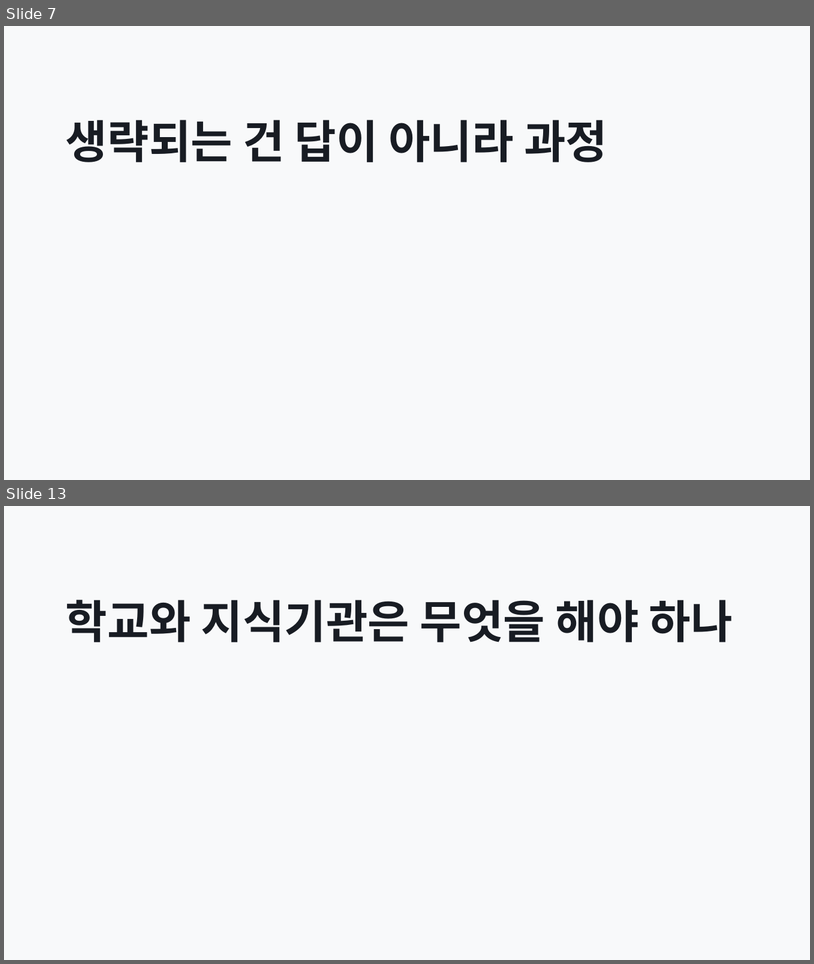
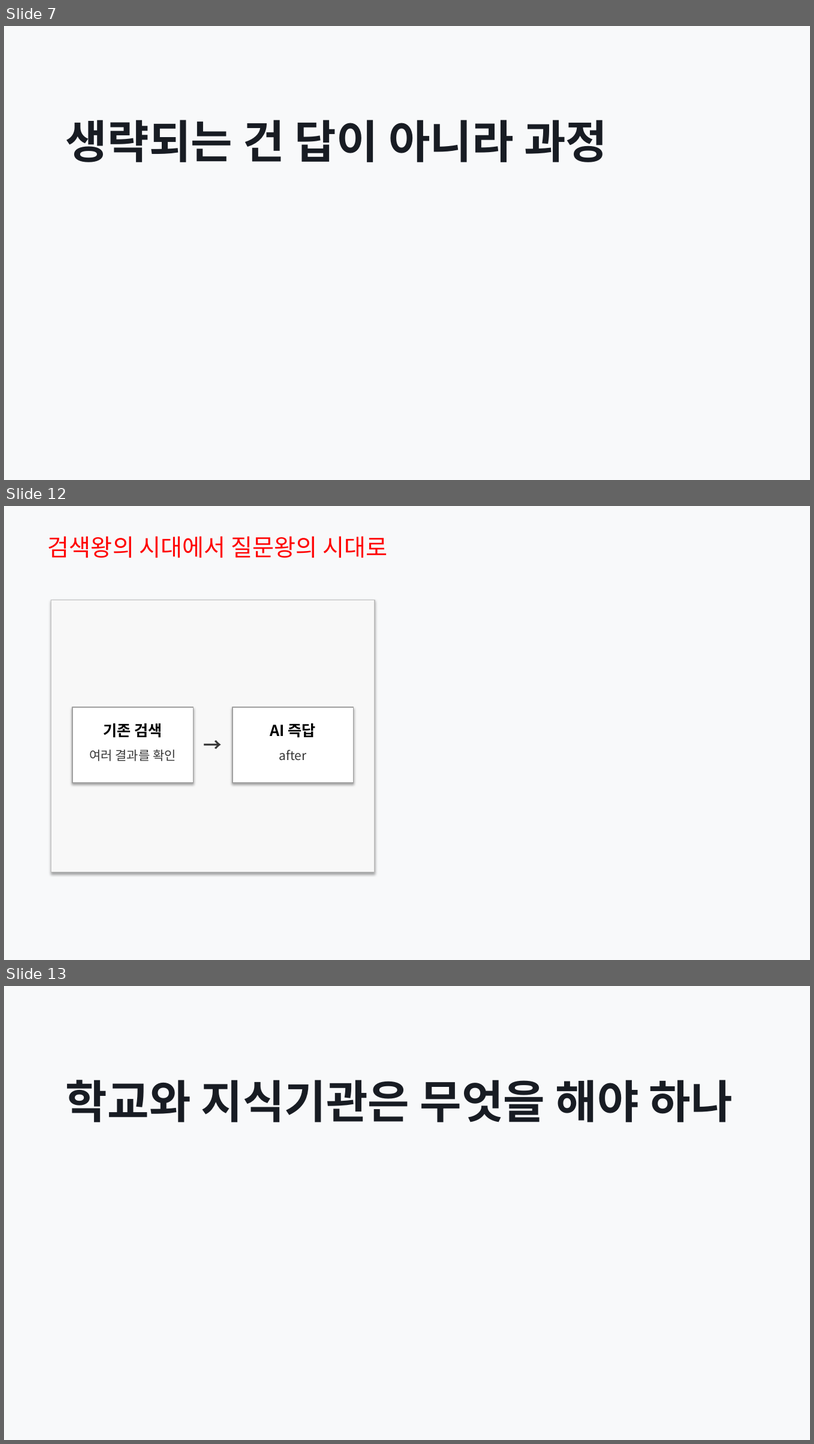
Before and after one commit to Rlearnchan/luddite, a slide deck: outputs/pptx/ai_knowledge_institution_slide_spec_styled_draft.pptx. Shown one above the other, each under a label of ours: slides 7 and 13 before the commit, slides 7, 12 and 13 after it; the slides between them are not shown. The pictures are 814x964 and 814x1444 pixels, drawn with LibreOffice and Linux fonts; fonts in the diff are those of the drawing. Boxes give left, top, right and bottom in pixels: in the first picture for what was removed or moved away, otherwise in the second. Text is boxed around its words. In the diff, an @@ line names an element or a change of style, - is before the commit and + after.

```diff
--- a/outputs/pptx/ai_knowledge_institution_slide_spec_styled_draft.pptx
+++ b/outputs/pptx/ai_knowledge_institution_slide_spec_styled_draft.pptx
@@ slide 12 added at (x1=4, y1=506, x2=810, y2=960), background #F8F9FA @@
@@ text added at (x1=48, y1=536, x2=387, y2=558), 28 pt, text #FF0000 @@
+검색왕의 시대에서 질문왕의 시대로
@@ rectangle added at (x1=51, y1=600, x2=375, y2=872), fill #F8F8F8, outline #BEBEBE 1 pt @@
@@ rectangle added at (x1=72, y1=708, x2=194, y2=783), fill #FFFFFF, outline #A0A0A0 1 pt @@
@@ rectangle added at (x1=233, y1=708, x2=354, y2=783), fill #FFFFFF, outline #A0A0A0 1 pt @@
@@ text added at (x1=103, y1=723, x2=162, y2=738), 18 pt, text #000000, bold @@
+기존 검색
@@ text added at (x1=198, y1=730, x2=228, y2=753), 22 pt, text #373737, bold @@
+→
@@ text added at (x1=270, y1=723, x2=316, y2=738), 18 pt, text #000000, bold @@
+AI 즉답
@@ text added at (x1=89, y1=749, x2=176, y2=761), 15 pt, text #373737 @@
+여러 결과를 확인
@@ text added at (x1=279, y1=750, x2=307, y2=760), 15 pt, text #373737 @@
+after
```
Also in this commit, not shown: 15 slides changed, 5 other slides added, 6 slides removed, 8 other files.
